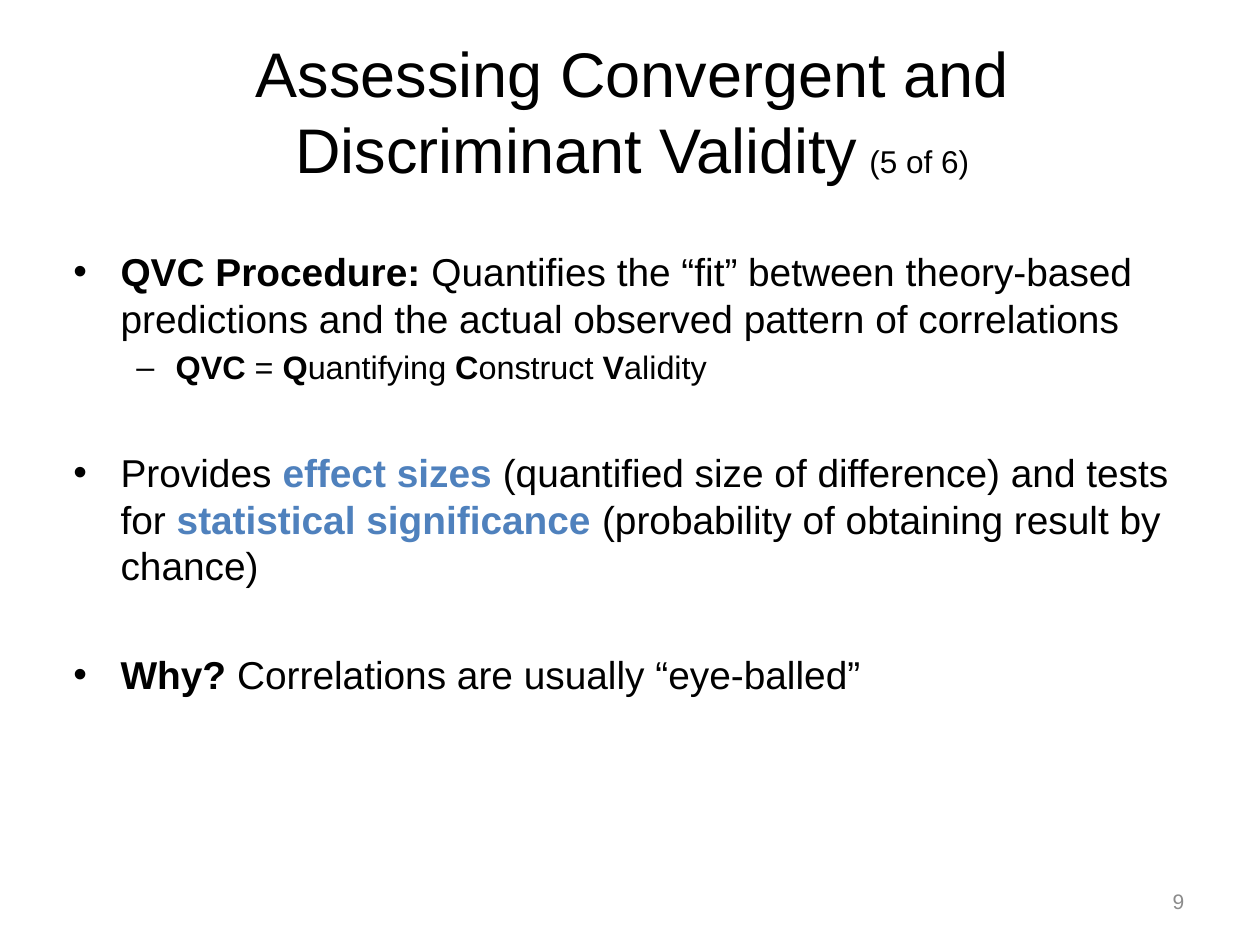
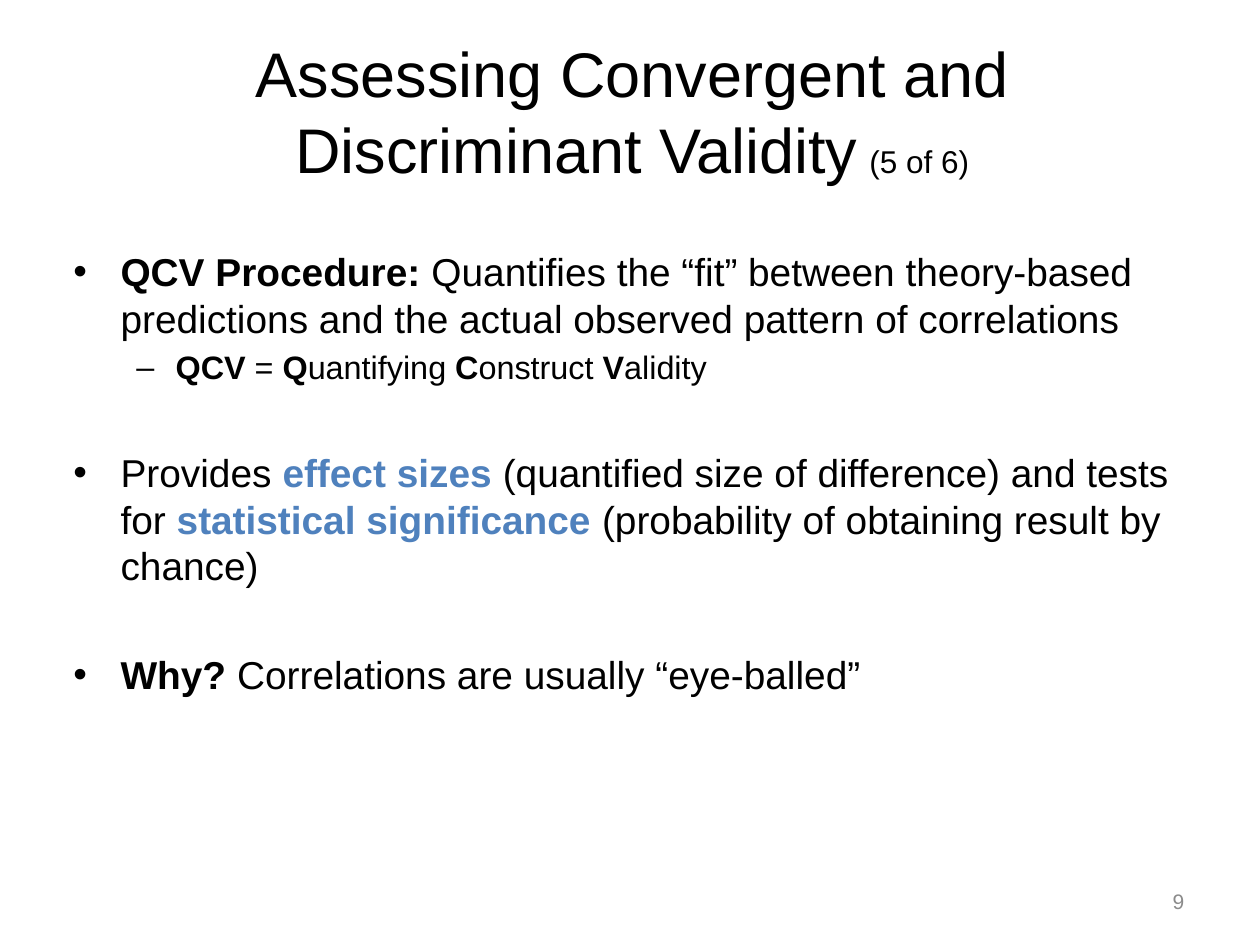
Before and after one commit to npm27/Teaching-Materials, a slide deck: slide 9 of Tests and Eval/Fall 25/Slides/9 Chapter 9.pptx. Drawn at 1260x945 pixels with LibreOffice and Linux fonts; fonts in the diff are those of the drawing. Boxes give left, top, right and bottom in pixels: in the first picture for what was removed or moved away, otherwise in the second. Text is boxed around its words. In the diff, an @@ line names an element or a change of style, - is before the commit and + after.

```diff
--- a/Tests and Eval/Fall 25/Slides/9 Chapter 9.pptx
+++ b/Tests and Eval/Fall 25/Slides/9 Chapter 9.pptx
@@ text at (121,258,1132,386): text changed @@
-• QVC Procedure: Quantifies the “fit” between theory-based predictions and the actual observed pattern of correlations
-  – QVC = Quantifying Construct Validity
+• QCV Procedure: Quantifies the “fit” between theory-based predictions and the actual observed pattern of correlations
+  – QCV = Quantifying Construct Validity
```
Also in this commit, not shown: 1 other slide changed, 3 other files.
